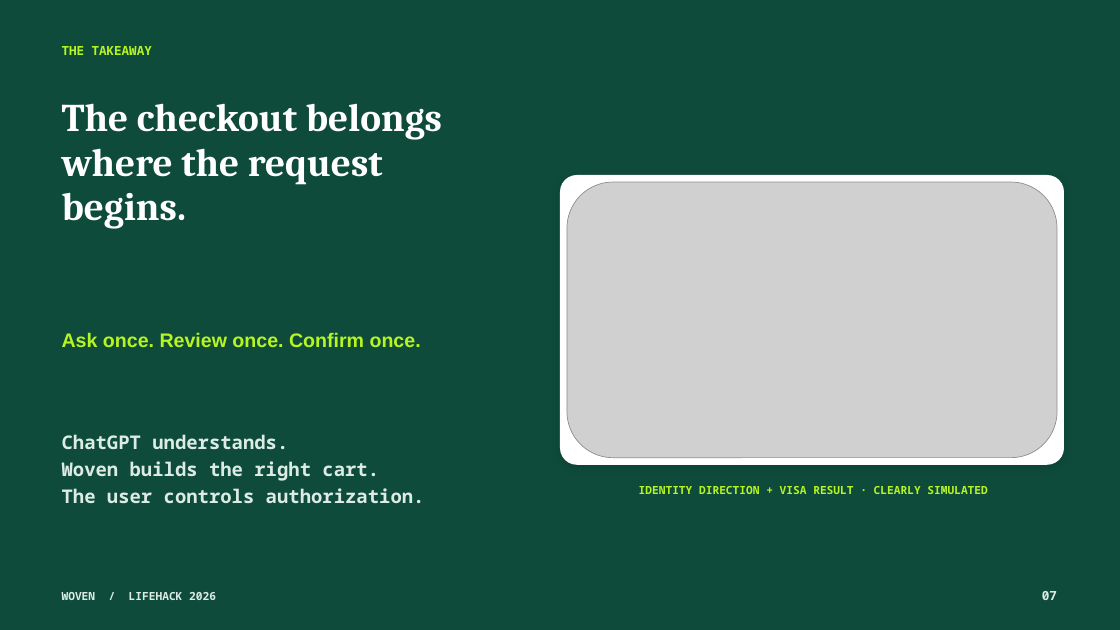
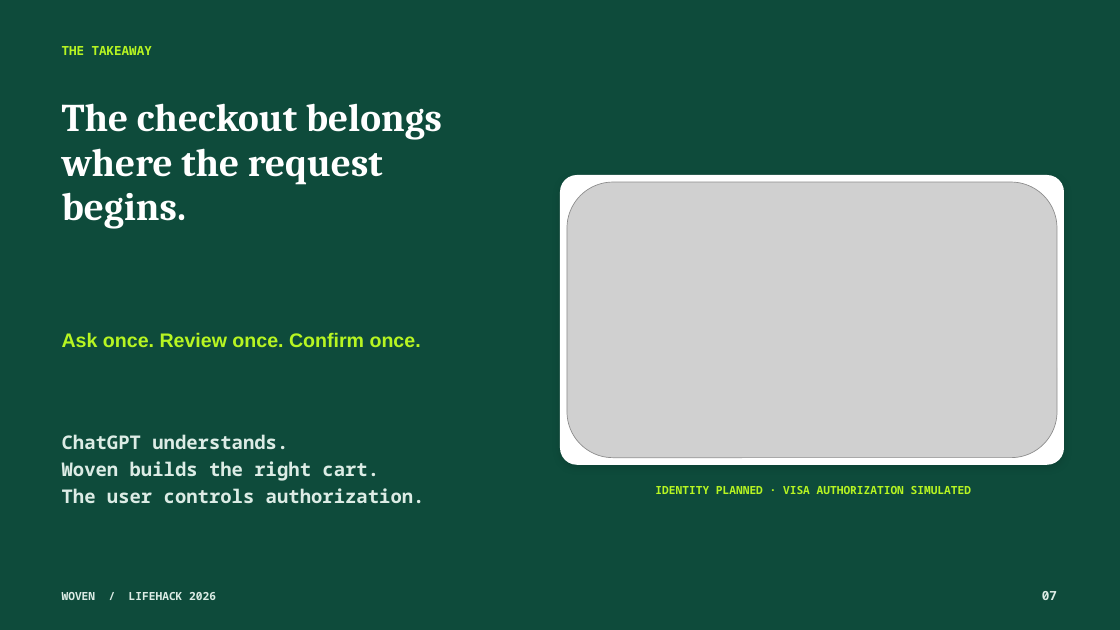
Before and after one commit to Ducksss/LifeHack-2026, a slide deck: slide 7 of docs/Woven-Hackathon-Pitch.pptx. Drawn at 1120x630 pixels with LibreOffice and Linux fonts; fonts in the diff are those of the drawing; grey boxes stand for pictures. Boxes give left, top, right and bottom in pixels: in the first picture for what was removed or moved away, otherwise in the second. Text is boxed around its words. In the diff, an @@ line names an element or a change of style, - is before the commit and + after.

```diff
--- a/docs/Woven-Hackathon-Pitch.pptx
+++ b/docs/Woven-Hackathon-Pitch.pptx
@@ text at bbox=[655, 486, 971, 494]: text changed @@
-IDENTITY DIRECTION + VISA RESULT · CLEARLY SIMULATED
+IDENTITY PLANNED · VISA AUTHORIZATION SIMULATED
```
Also in this commit, not shown: 1 other slide changed, 24 other files.
